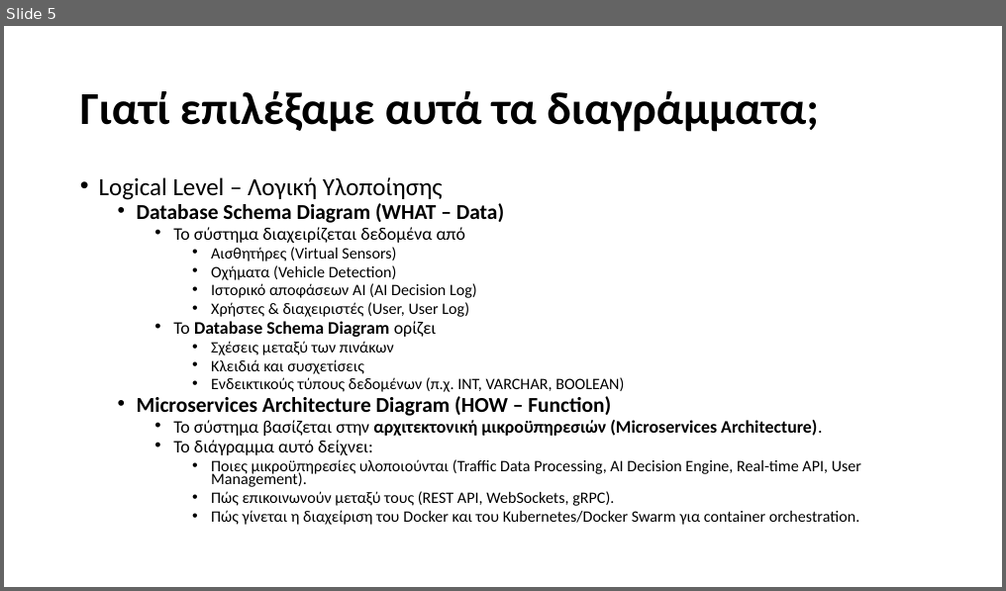
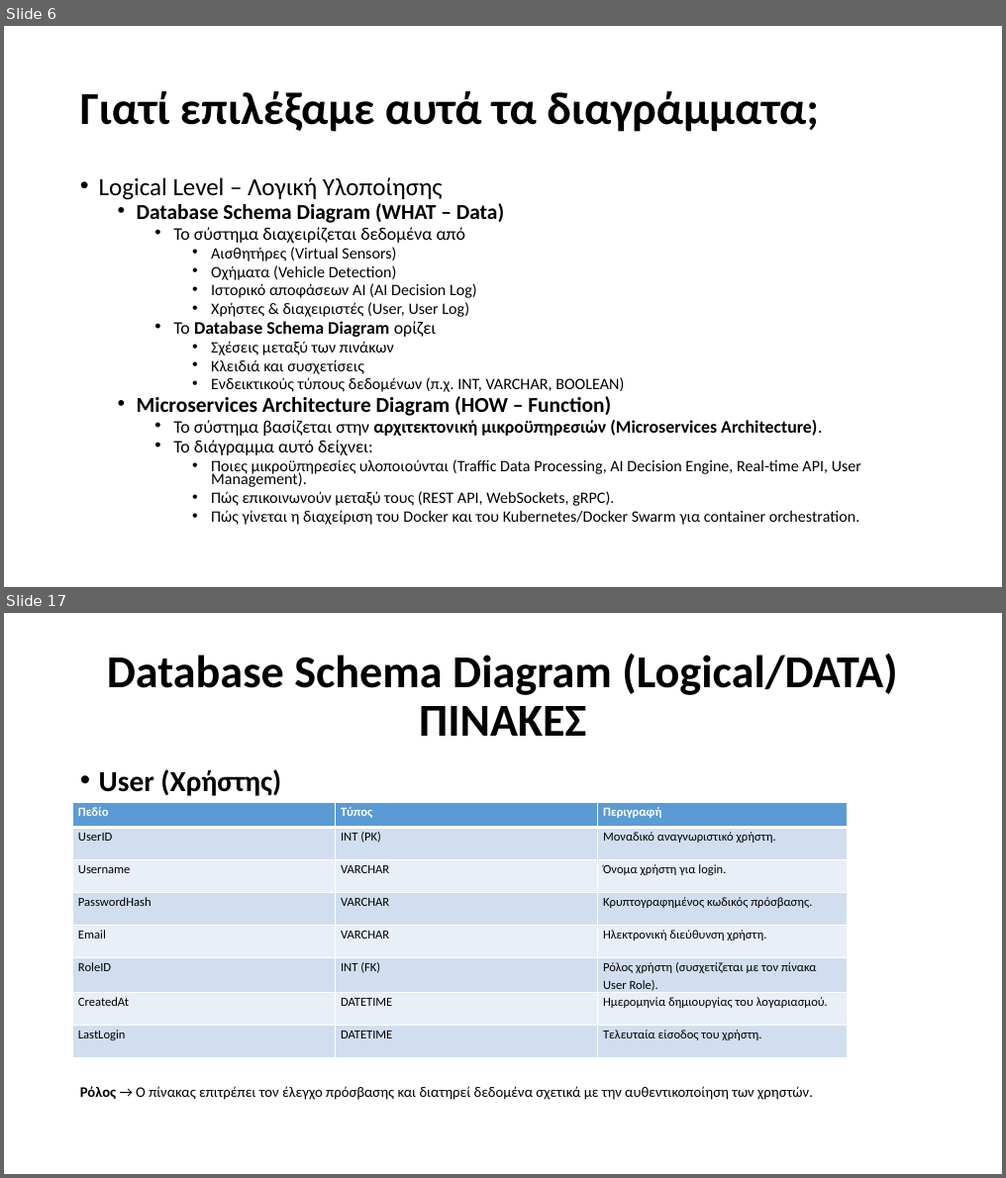
Before and after one commit to Ath21/STL_Drive, a slide deck: Presentation.pptx. Shown one above the other, each under a label of ours: slide 5 before the commit, slides 6 and 17 after it; the slides between them are not shown. The pictures are 1006x591 and 1006x1178 pixels, drawn with LibreOffice and Linux fonts; fonts in the diff are those of the drawing. Boxes give left, top, right and bottom in pixels: in the first picture for what was removed or moved away, otherwise in the second. Text is boxed around its words. In the diff, an @@ line names an element or a change of style, - is before the commit and + after.

```diff
--- a/Presentation.pptx
+++ b/Presentation.pptx
@@ slide 17 added at [4,613,1002,1174], background #FFFFFF @@
@@ title added at [107,654,897,736], 44 pt, text #000000, bold @@
+Database Schema Diagram (Logical/DATA)
+ΠΙΝΑΚΕΣ
@@ text added at [80,769,813,1100], 14 pt, text #000000 @@
+• User (Χρήστης)
+Ρόλος → Ο πίνακας επιτρέπει τον έλεγχο πρόσβασης και διατηρεί δεδομένα σχετικά με την αυθεντικοποίηση των χρηστών.
@@ table added at [73,802,847,1058], 8 rows, 3 columns @@
+Πεδίο | Τύπος | Περιγραφή
+UserID | INT (PK) | Μοναδικό αναγνωριστικό χρήστη.
+Username | VARCHAR | Όνομα χρήστη για login.
+PasswordHash | VARCHAR | Κρυπτογραφημένος κωδικός πρόσβασης.
+Email | VARCHAR | Ηλεκτρονική διεύθυνση χρήστη.
+RoleID | INT (FK) | Ρόλος χρήστη (συσχετίζεται με τον πίνακα User Role).
+CreatedAt | DATETIME | Ημερομηνία δημιουργίας του λογαριασμού.
+LastLogin | DATETIME | Τελευταία είσοδος του χρήστη.
@@ what was slide 5 is now slide 6 @@
```
Also in this commit, not shown: 5 slides changed, 13 other slides added, 2 slides removed, 1 other file.
